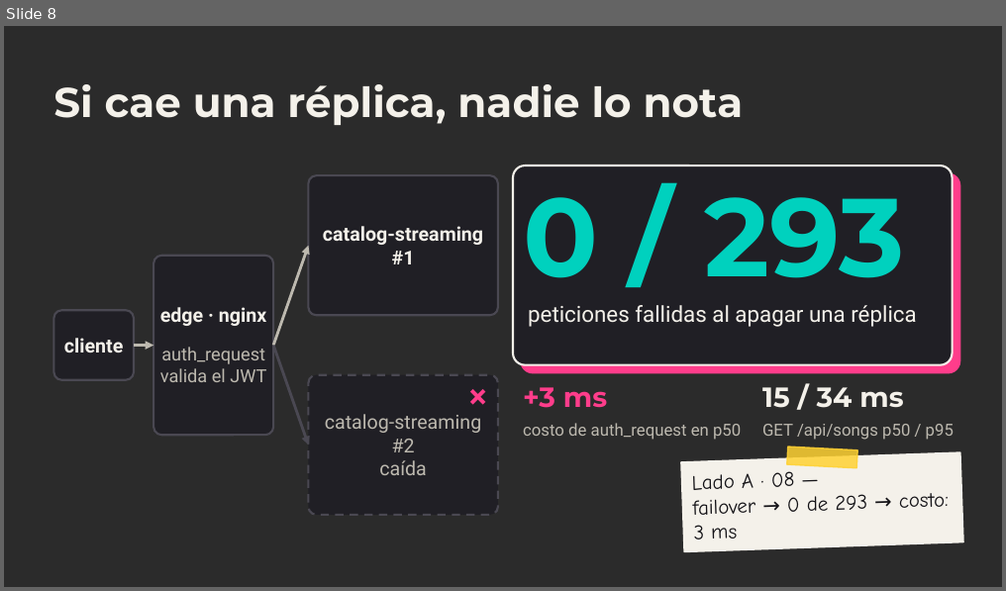
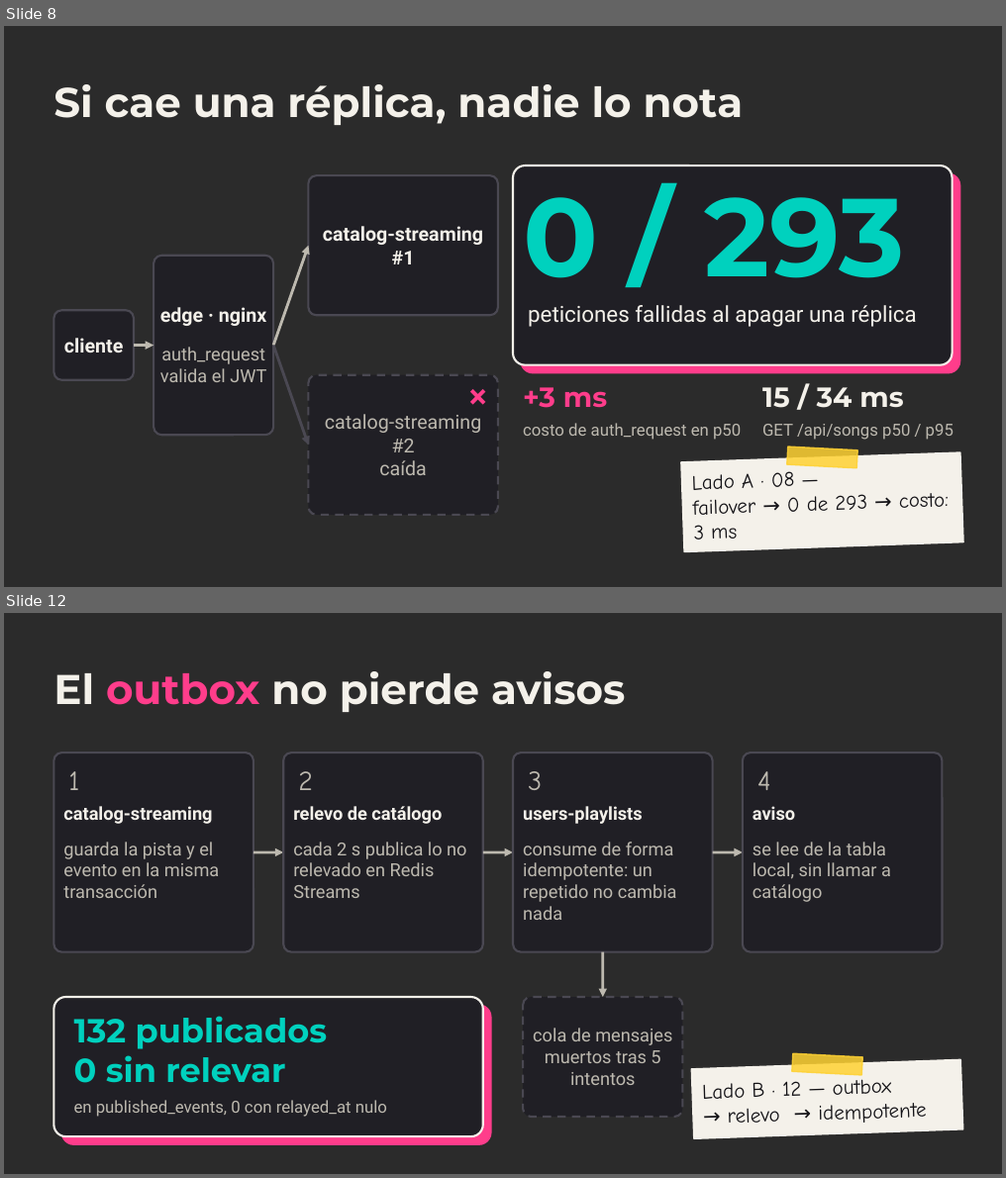
Before and after one commit to ChristianFRZ/FLDSMDFR, a slide deck: docs/presentacion/meloxo.pptx. Shown one above the other, each under a label of ours: slide 8 before the commit, slides 8 and 12 after it; the slides between them are not shown. The pictures are 1006x591 and 1006x1178 pixels, drawn with LibreOffice and Linux fonts; fonts in the diff are those of the drawing; background and template pictures are left out; a plain dark background stands for a picture behind light text. Boxes give left, top, right and bottom in pixels: in the first picture for what was removed or moved away, otherwise in the second. Text is boxed around its words. In the diff, an @@ line names an element or a change of style, - is before the commit and + after.

Commit message:
feat(presentacion): lado B·1

```diff
--- a/docs/presentacion/meloxo.pptx
+++ b/docs/presentacion/meloxo.pptx
@@ slide 12 added at (4,613,1002,1174), background picture (left out) @@
@@ text added at (54,671,625,712), 30 pt, text #F4F1EA, bold @@
+El outbox no pierde avisos
@@ rounded rectangle added at (54,753,253,953), fill #201F25, outline #4A4852 1.5 pt @@
@@ rounded rectangle added at (283,753,483,953), fill #201F25, outline #4A4852 1.5 pt @@
@@ rounded rectangle added at (513,753,713,953), fill #201F25, outline #4A4852 1.5 pt @@
@@ rounded rectangle added at (743,753,943,953), fill #201F25, outline #4A4852 1.5 pt @@
@@ text added at (68,771,79,790), 20 pt, text #BDB9AF @@
+1
@@ text added at (298,771,313,790), 20 pt, text #BDB9AF @@
+2
@@ text added at (528,771,542,790), 20 pt, text #BDB9AF @@
+3
@@ text added at (757,771,771,790), 20 pt, text #BDB9AF @@
+4
@@ text added at (63,806,212,824), 13 pt, text #F4F1EA, bold @@
+catalog-streaming
@@ text added at (293,806,442,824), 13 pt, text #F4F1EA, bold @@
+relevo de catálogo
@@ text added at (523,806,643,824), 13 pt, text #F4F1EA, bold @@
+users-playlists
@@ text added at (752,806,795,820), 13 pt, text #F4F1EA, bold @@
+aviso
@@ text added at (63,842,219,898), 13 pt, text #BDB9AF @@
+guarda la pista y el evento en la misma transacción
@@ text added at (293,842,466,898), 13 pt, text #BDB9AF @@
+cada 2 s publica lo no relevado en Redis Streams
@@ text added at (523,842,677,920), 13 pt, text #BDB9AF @@
+consume de forma idempotente: un repetido no cambia nada
@@ text added at (752,842,891,902), 13 pt, text #BDB9AF @@
+se lee de la tabla local, sin llamar a catálogo
@@ arrow added from (253, 853) to (283, 853), #BDB9AF 2 pt @@
@@ arrow added from (483, 853) to (513, 853), #BDB9AF 2 pt @@
@@ arrow added from (713, 853) to (743, 853), #BDB9AF 2 pt @@
@@ arrow added from (603, 953) to (603, 997), #BDB9AF 2 pt @@
@@ rounded rectangle added at (54,997,483,1137), fill #201F25, outline #F4F1EA 1.5 pt @@
@@ rounded rectangle added at (523,997,682,1117), fill #201F25, outline #4A4852 1.5 pt dashed @@
@@ rounded rectangle added at (61,1005,491,1145), fill #FF3D8B, outline #FF3D8B 1 pt @@
@@ text added at (74,1016,327,1083), 24 pt, text #00D1BE, bold @@
+132 publicados
+0 sin relevar
@@ text added at (533,1028,672,1085), 13 pt, text #BDB9AF @@
+cola de mensajes muertos tras 5 intentos
@@ rectangle added at (792,1054,862,1075), fill #FFD233 at 85% opacity, outline #FFD233 1 pt @@
@@ rectangle added at (691,1060,963,1140), fill #F4F1EA, outline #F4F1EA 1 pt @@
@@ text added at (702,1079,927,1123), 15 pt, text #141317 @@
+Lado B · 12 — outbox
+→ relevo → idempotente
@@ text added at (74,1100,387,1117), 12 pt, text #BDB9AF @@
+en published_events, 0 con relayed_at nulo
```
Also in this commit, not shown: 3 other slides added, 3 other files.
